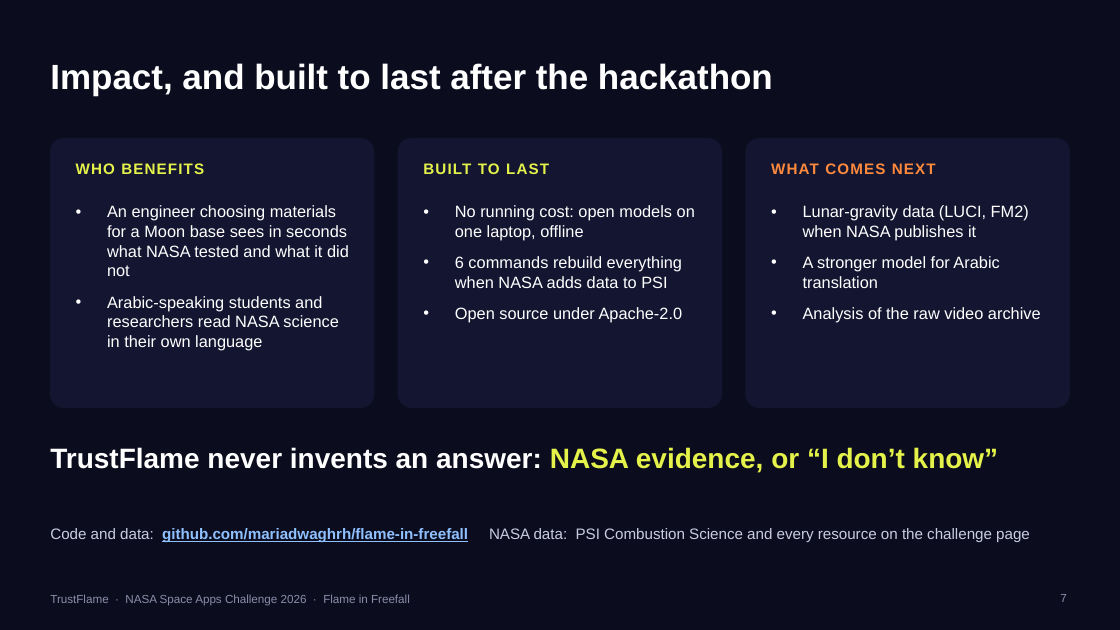
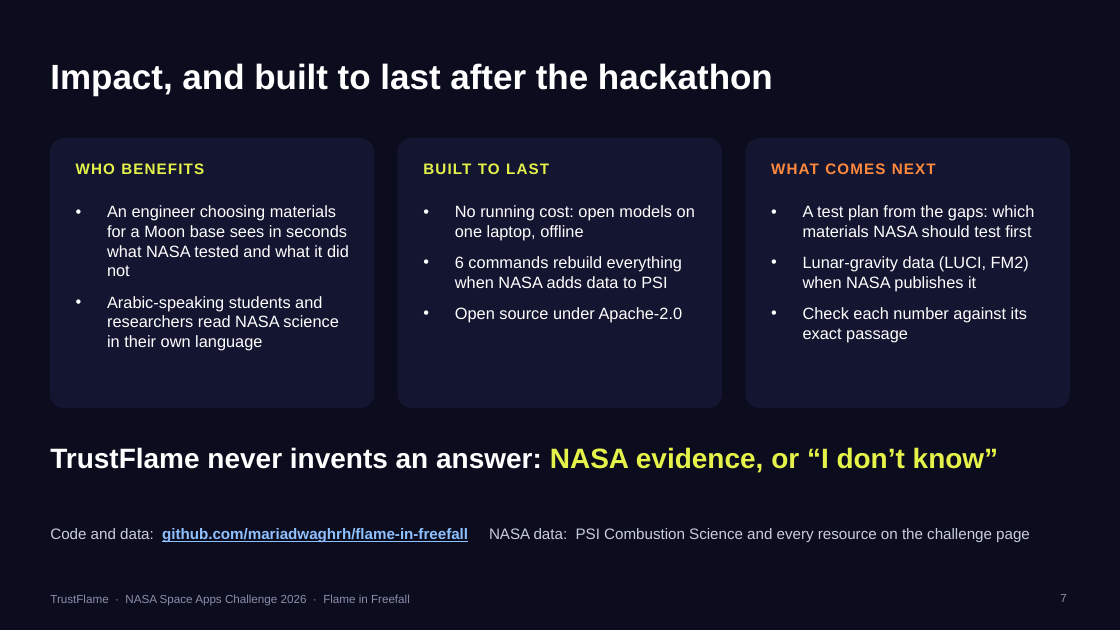
Before and after one commit to mariadwaghrh/flame-in-freefall, a slide deck: slide 7 of presentation/TrustFlame_deck.pptx. Drawn at 1120x630 pixels with LibreOffice and Linux fonts; fonts in the diff are those of the drawing. Boxes give left, top, right and bottom in pixels: in the first picture for what was removed or moved away, otherwise in the second. Text is boxed around its words. In the diff, an @@ line names an element or a change of style, - is before the commit and + after.

Commit message:
Deck: the missing test on the findings slide; refreshed screenshots; deck as PDF
- slide 5: 'the missing test' card (hardware that tested solids vs hardware that reached 30%+ oxygen)
- slide 7: next steps include the test plan and checking each number against its passage
- capture.mjs can take Arabic screenshots (LANG_SHOTS=ar); new Moon page shots
- presentation/TrustFlame_deck.pdf for a public demo link

```diff
--- a/presentation/TrustFlame_deck.pptx
+++ b/presentation/TrustFlame_deck.pptx
@@ text at <box>803,205,1035,237</box>: paragraph added @@
+• A test plan from the gaps: which materials NASA should test first
@@ text at <box>803,307,1027,343</box>: text changed @@
-• A stronger model for Arabic translation
-• Analysis of the raw video archive
+• Check each number against its exact passage
```
Also in this commit, not shown: 1 other slide changed, 36 other files.
